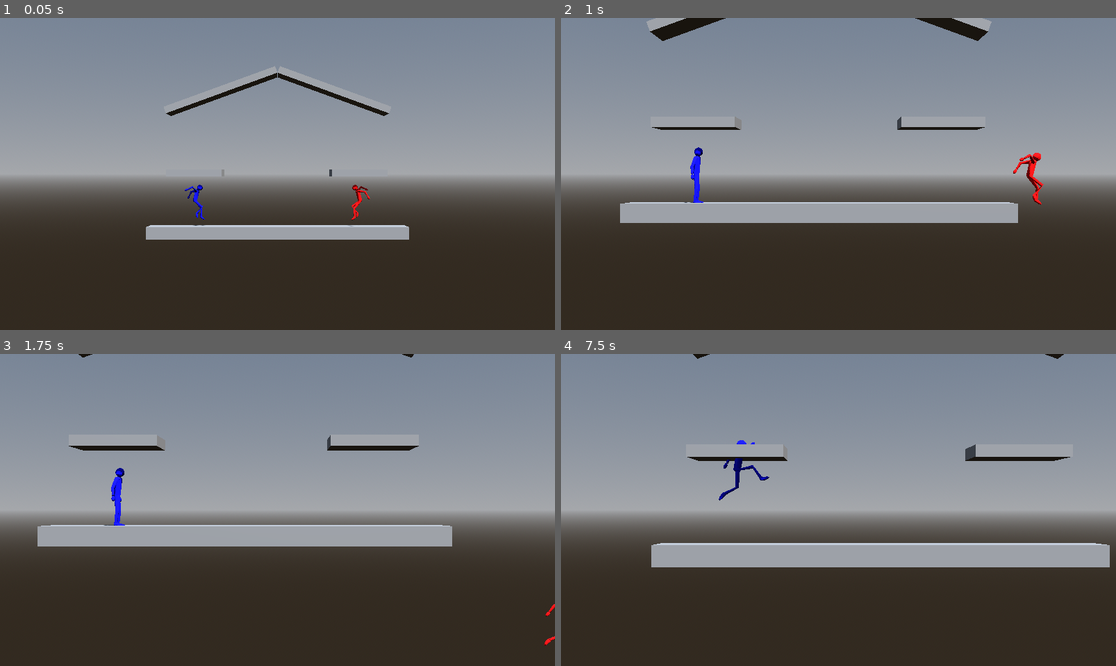
Above: before the commit, frames 1-4 (two rows, left to right).
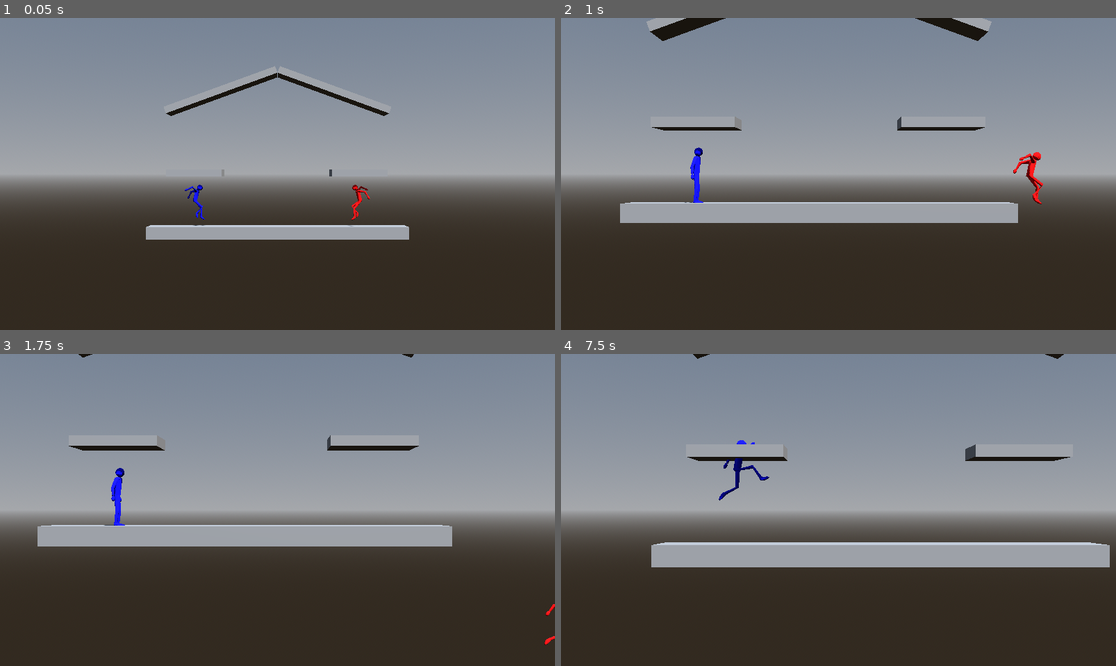
Above: after the commit, the same moments.

Repository: CocoMarck/SuperSmashTux
Game: Godot game, scene res://scenes/main.tscn
Same seed, same stepped clock (60 frames per second), same inputs: the game is played once before the commit and once after it.
Inputs:
- Up to frame 1 (0.05 s): no input
- Up to frame 2 (1 s): hold Right (player1_move_right) from 0.53 s (still down); tap K (player1_attack) at 0.6 s; tap Space (player1_jump) at 0.77 s
- Up to frame 3 (1.75 s): release Right (player1_move_right) at 1.28 s; hold Down (player1_move_down) from 1.28 s (still down); tap O (player1_grab) at 1.35 s; tap Space (player1_jump) at 1.52 s
- Up to frame 4 (7.5 s): release Down (player1_move_down) at 2.03 s; hold Right (player1_move_right) 2.03-2.78 s; hold P (player1_shield) 2.03-2.78 s; hold Up (player1_move_up) 2.78-3.53 s; tap . (player1_walk) at 2.85 s; tap Space (player1_jump) at 3.02, 3.77, 4.52, 6.02, 6.77 s; hold Left (player1_move_left) 3.53-5.03 s; tap G (player2_attack) at 3.6 s; tap T (player2_grab) at 4.35 s; hold Down (player1_move_down) 5.03-5.78 s; tap S (player2_move_down) at 5.1 s; hold Right (player1_move_right) 5.78-6.53 s; tap A (player2_move_left) at 5.85 s; hold Up (player1_move_up) 6.53-7.28 s; tap D (player2_move_right) at 6.6 s; hold Right (player1_move_right) from 7.28 s (still down); tap W (player2_move_up) at 7.35 s

Frame 1 is identical in both runs. In frame 2, 0.1% of the frame differs, in the area x 12-87%, y 0-60%; in frame 3, less than 0.1%; in frame 4, 0.2%, in the area x 18-96%, y 35-61%.

Commit message:
Details of moves, better of inputs.

Diff:
--- a/prefabs/standard_power_fighter.tscn
+++ b/prefabs/standard_power_fighter.tscn
@@ -3,15 +3,15 @@
 [ext_resource type="PackedScene" uid="uid://c0l1vjua7a3ib" path="res://assets/standard_character_a_pose.glb" id="1_glb0"]
 
 [sub_resource type="CapsuleShape3D" id="CapsuleShape3D_body"]
-radius = 0.2
+radius = 0.3
 height = 1.8
 
 [node name="StandardPowerFighter" type="CharacterBody3D" unique_id=1727081255]
-
-[node name="CollisionShape3D" type="CollisionShape3D" parent="." unique_id=2039029034]
-shape = SubResource("CapsuleShape3D_body")
 
 [node name="Visual" type="Node3D" parent="." unique_id=808766021]
 transform = Transform3D(-0.91, 0, 7.955473e-08, 0, 0.91, 0, -7.955473e-08, 0, -0.91, 0, 0.19528109, 0)
 
 [node name="standard_character_a_pose" parent="Visual" unique_id=547457247 instance=ExtResource("1_glb0")]
+
+[node name="CollisionShape3D" type="CollisionShape3D" parent="." unique_id=2039029034]
+shape = SubResource("CapsuleShape3D_body")
--- a/scripts/person.gd
+++ b/scripts/person.gd
@@ -362,7 +362,12 @@
 		_animation_player.play("idle")
 
 func _set_pivot_direction(signals: MoveSignals) -> void:
-	if signals.on_floor or _holding_onto_the_ledge():
+	'''
+	Cambiar direccion
+	- Cuando este en el piso y se mueve a la izquierda o derecha
+	- Cuando se agarre de un ledge.
+	'''
+	if (signals.on_floor and (_move_left or _move_right)) or _holding_onto_the_ledge():
 		_pivot.basis = Basis.looking_at(
 			Vector3(_x_not_zero_value, signals.direction.y, signals.direction.z)
 		)
